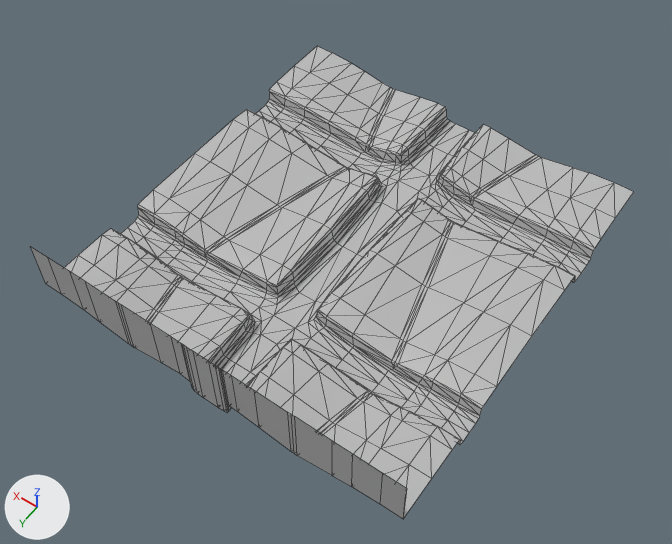
The FBX model Assets/3D Assets/Models/ceiling_Low.fbx as it was, and as the next commit left it.
Camera for both pictures: a camera (50 mm lens) standing at (-12.07, 6.23, 15.86) and looking at (-4.69, -4.1, -0.38). The lights are fixed; the arrows at lower left show +X, +Y and +Z. Mesh edges are drawn as thin lines. Where no turn or scale is listed for an object, it has been applied to the vertices.

The first picture shows 'ceiling_Low'.
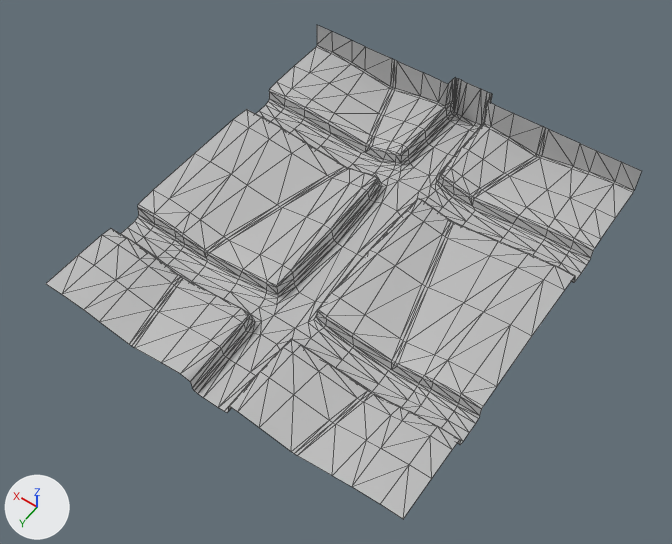
The newer file is also rescaled (x0.996), turned or shifted as a whole; pictures and numbers use the older file's frame.

What changed in the scene script:
```text
Change me_mesh_002:
    used by ob_ceiling_low; location = (0.0, 0.0, 0.0)
    remove me_mesh_002.from_pydata(...)  # 695 vertices, 1240 faces; spans x -9.1..0.0, y -9.8..0.0, z -0.66..1.26
    add me_mesh_002.from_pydata(...)  # 731 vertices, 1335 faces; spans x -9.1..0.0, y -10.11..0.0, z -0.66..0.67
    me_mesh_002 part 1
    29 vertices are removed from x -9.1..0.0, y -9.8..-6.87, z -0.48..-0.02
    77 faces are deleted
    71 vertices are added at x -9.1..0.0, y -10.11..-9.76, z -0.45..0.67
    10 new vertices lie (0.0, -0.22, 0.0) away from vertices in x -5.06..-4.04, y -9.8, z -0.47..-0.15
    6 new vertices lie (0.0, -0.95, 0.0) away from vertices in x -9.1..0.0, y -8.81, z -0.08..-0.02
    6 new vertices lie (0.0, -0.04, 0.04) away from vertices in x -9.1..0.0, y -9.76, z -0.08..-0.02
    5 new vertices lie (0.01, -0.04, 0.04) away from vertices in x -7.98..-1.55, y -9.76, z -0.28..-0.07
    208 new faces join them
    me_mesh_002 part 2
    2 vertices are removed from x -7.08..-7.07, y -2.82..-2.02, z -0.47
    12 faces are deleted
    8 new faces join them
    me_mesh_002 part 3
    29 vertices are removed from x -9.1..0.0, y 0.0, z 1.26
    28 faces are deleted
    me_mesh_002 part 4
    2 vertices are removed from x -2.03..-2.0, y -2.82..-2.02, z -0.47..-0.44
    12 faces are deleted
    8 new faces join them
```

Boxes (x1, y1, x2, y2) around the edits, measured in the pictures (672 x 544 px; the box of a moved part takes in the faces that stretch with it):
'ceiling_Low', reshaped: before (31, 46, 633, 519); after (46, 25, 641, 519)
part 1 of me_mesh_002, built on: before (295, 46, 633, 218); after (295, 25, 641, 218)
part 2 of me_mesh_002, moved or reshaped: (356, 346, 418, 383) in both
part 3 of me_mesh_002, deleted: before (31, 247, 407, 519)
part 4 of me_mesh_002, moved or reshaped: (187, 245, 237, 275) in both
